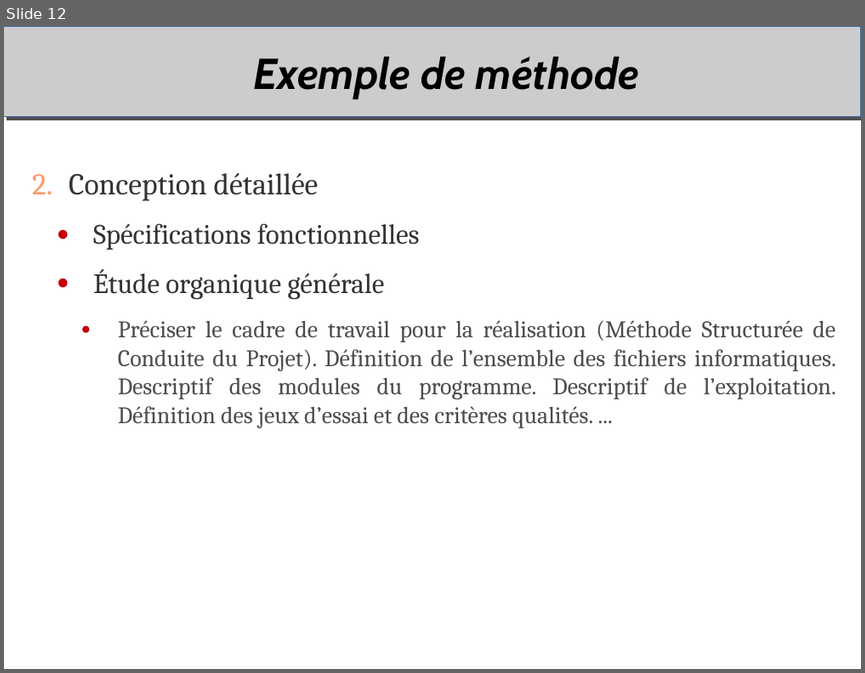
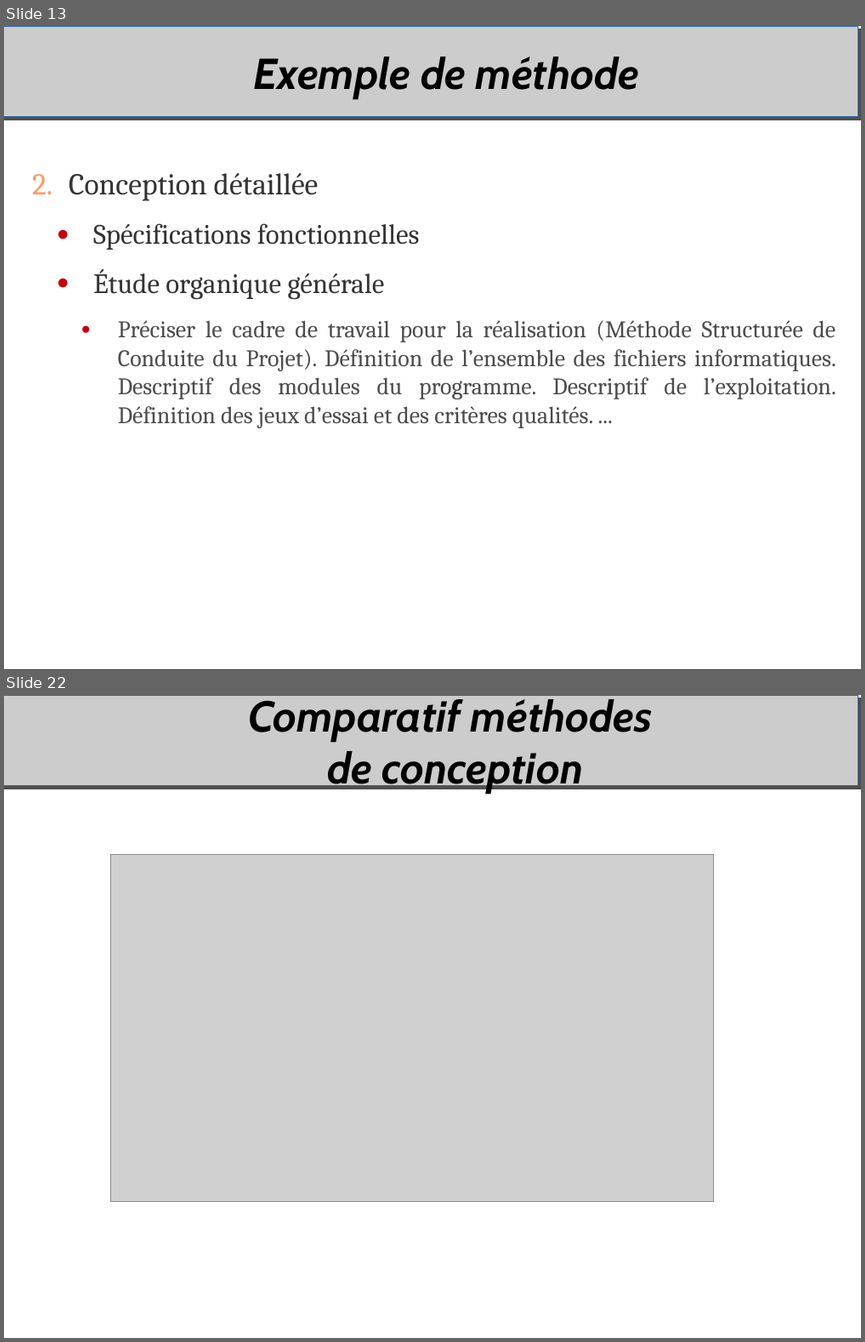
Before and after one commit to duanegris/texts, a slide deck: em-msi/it-s704/msi306-uml.odp. Shown one above the other, each under a label of ours: slide 12 before the commit, slides 13 and 22 after it; the slides between them are not shown. The pictures are 865x673 and 865x1342 pixels, drawn with LibreOffice and Linux fonts; fonts in the diff are those of the drawing; grey boxes stand for pictures; background and template pictures are left out. Boxes give left, top, right and bottom in pixels: in the first picture for what was removed or moved away, otherwise in the second. Text is boxed around its words. In the diff, an @@ line names an element or a change of style, - is before the commit and + after.

```diff
--- a/em-msi/it-s704/msi306-uml.odp
+++ b/em-msi/it-s704/msi306-uml.odp
@@ slide 22 added at [4,695,861,1338], background #FFFFFF; not listed: 1 template element that a slide beside it also shows @@
@@ title added at [248,699,653,794], 40 pt, text #000000, bold, italic @@
+Comparatif méthodes
+de conception
@@ picture added at [110,855,714,1201] @@
@@ what was slide 12 is now slide 13 @@
@@ slide 13 changed as well @@
@@ rectangle: place and size @@
-rectangle at [4,26,861,117]
+rectangle at [4,26,857,117]
```
Also in this commit, not shown: 45 other slides changed, 10 other slides added.
